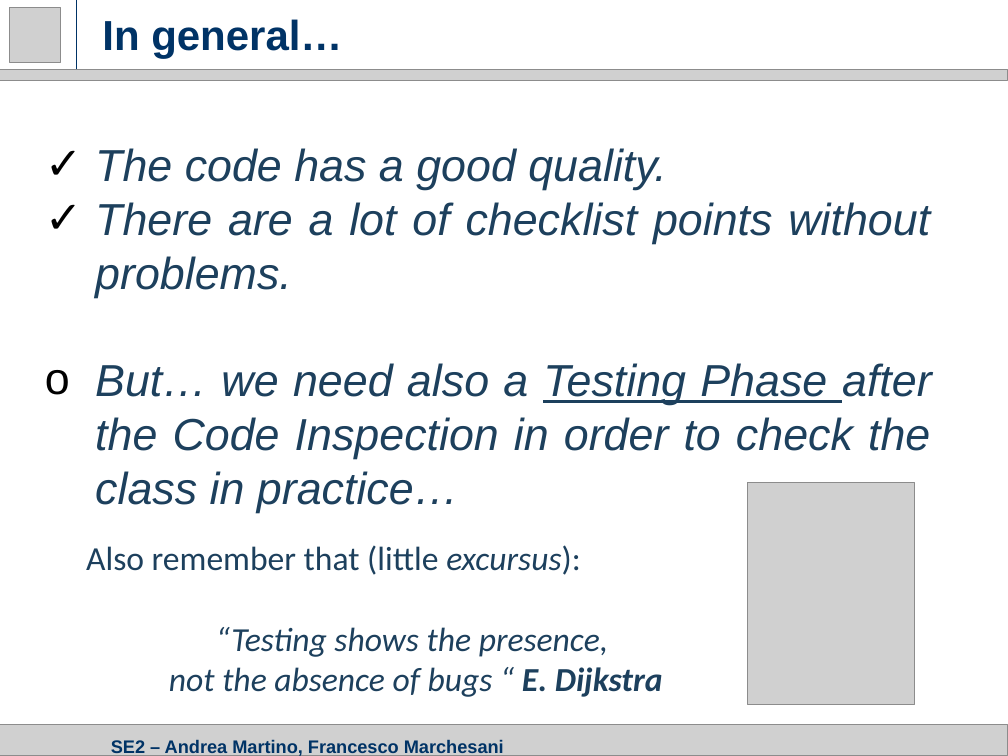
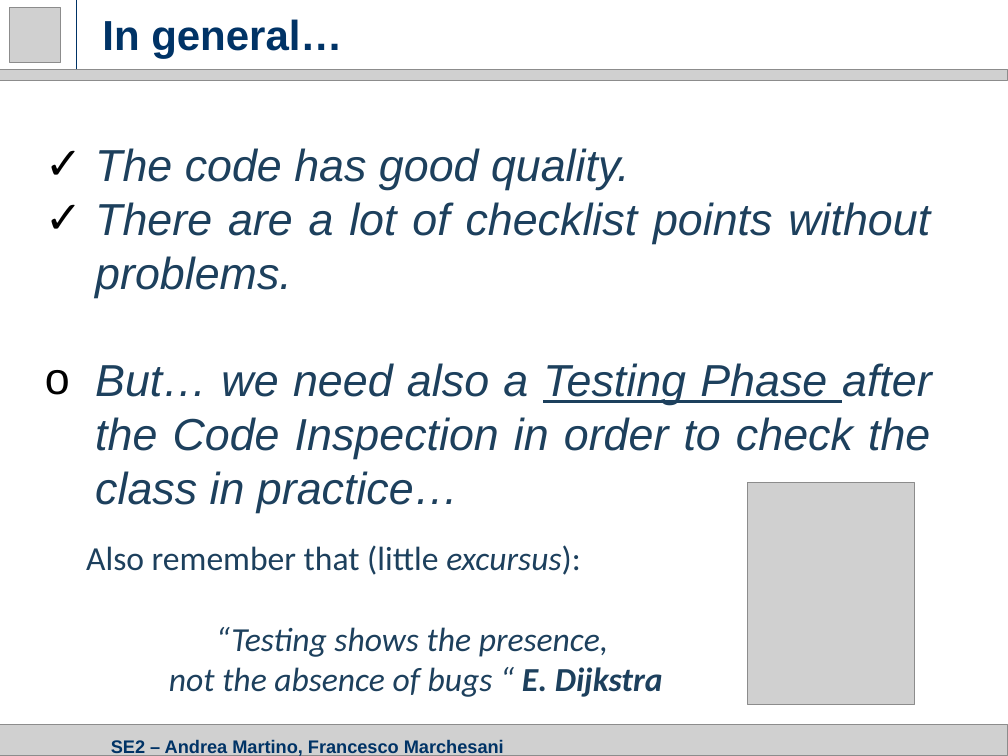
Before and after one commit to amandreamartino/se2-amfm, a slide deck: slide 8 of Presentations/3. CID Presentation.pptx. Drawn at 1008x756 pixels with LibreOffice and Linux fonts; fonts in the diff are those of the drawing; grey boxes stand for pictures. Boxes give left, top, right and bottom in pixels: in the first picture for what was removed or moved away, otherwise in the second. Text is boxed around its words. In the diff, an @@ line names an element or a change of style, - is before the commit and + after.

```diff
--- a/Presentations/3. CID Presentation.pptx
+++ b/Presentations/3. CID Presentation.pptx
@@ text at bbox=[95, 148, 630, 190]: text changed @@
-✓ The code has a good quality.
+✓ The code has good quality.
```
Also in this commit, not shown: 3 other files.
